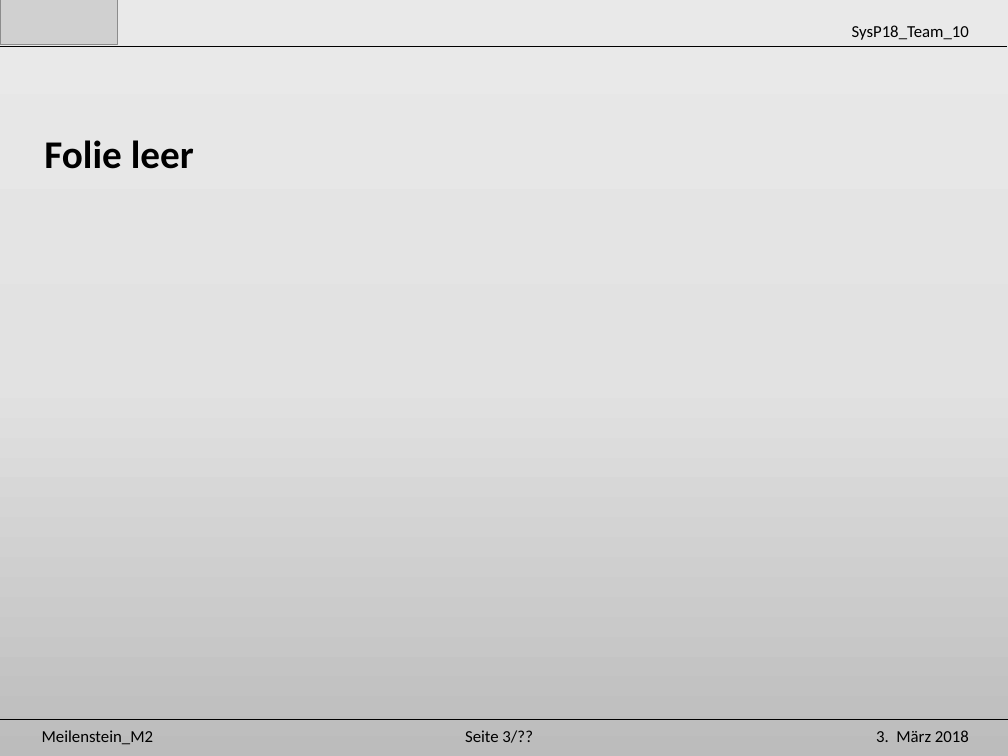
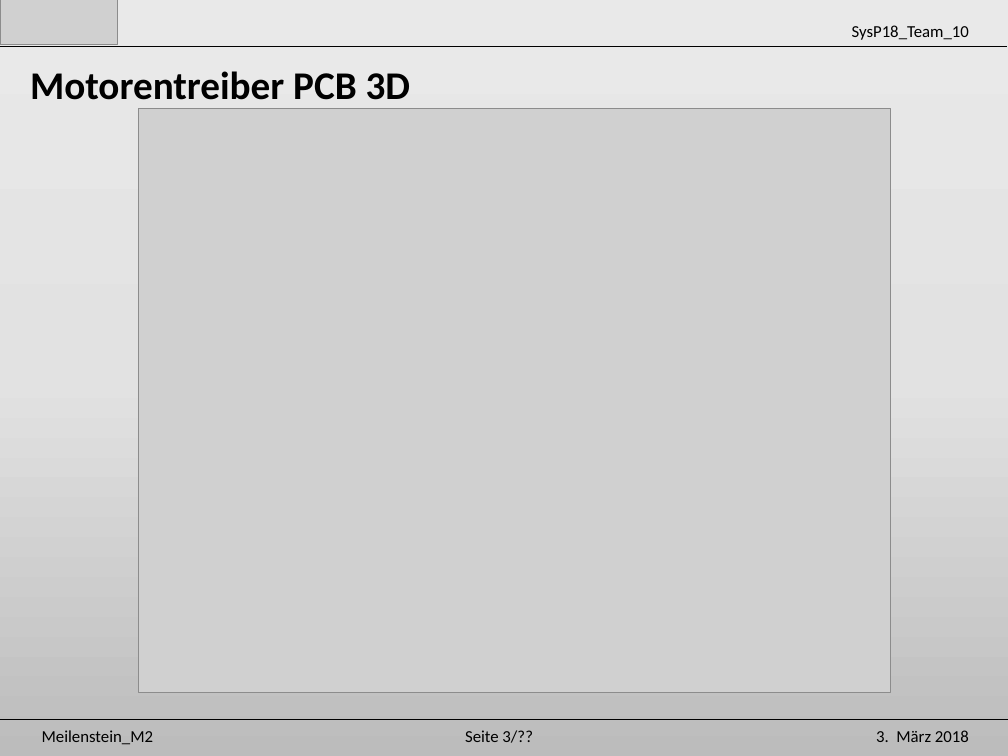
Before and after one commit to Unaqwyn/SysP18_1cv, a slide deck: slide 12 of 01_Organisation/02_Meilensteine/m2/M2_Elek.pptx (slide 4 before the commit). Drawn at 1008x756 pixels with LibreOffice and Linux fonts; fonts in the diff are those of the drawing; grey boxes stand for pictures. Boxes give left, top, right and bottom in pixels: in the first picture for what was removed or moved away, otherwise in the second. Text is boxed around its words. In the diff, an @@ line names an element or a change of style, - is before the commit and + after.

```diff
--- a/01_Organisation/02_Meilensteine/m2/M2_Elek.pptx
+++ b/01_Organisation/02_Meilensteine/m2/M2_Elek.pptx
@@ text at bbox=[30, 71, 411, 109]: text changed @@
-Folie leer
+Motorentreiber PCB 3D
@@ picture added at bbox=[139, 108, 891, 692] @@
```
Also in this commit, not shown: 1 other slide changed, 8 slides added, 10 other files.
